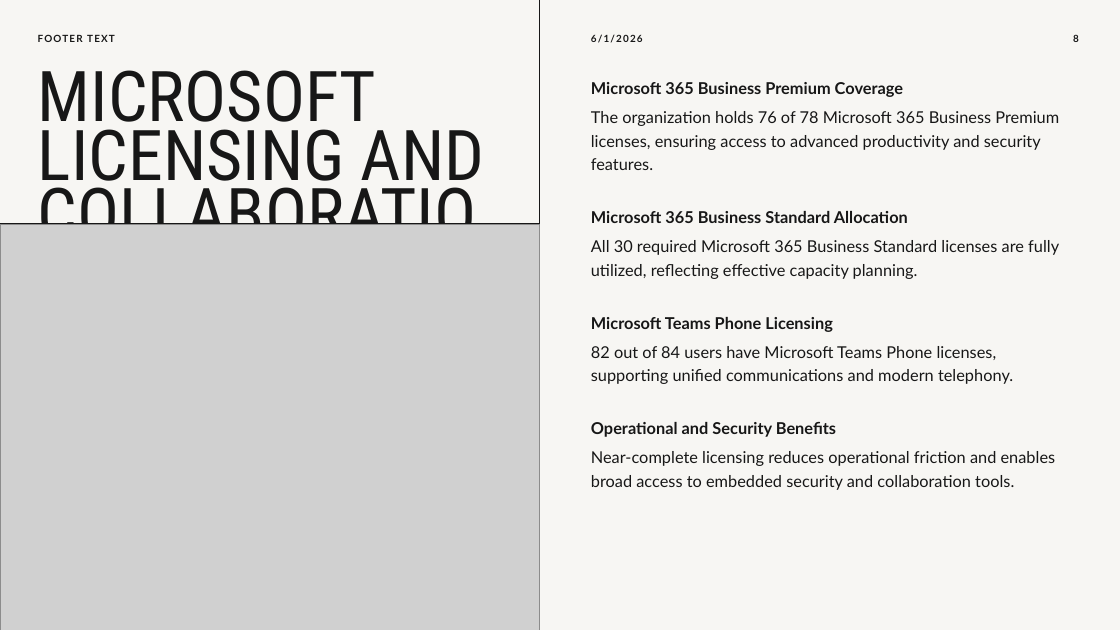
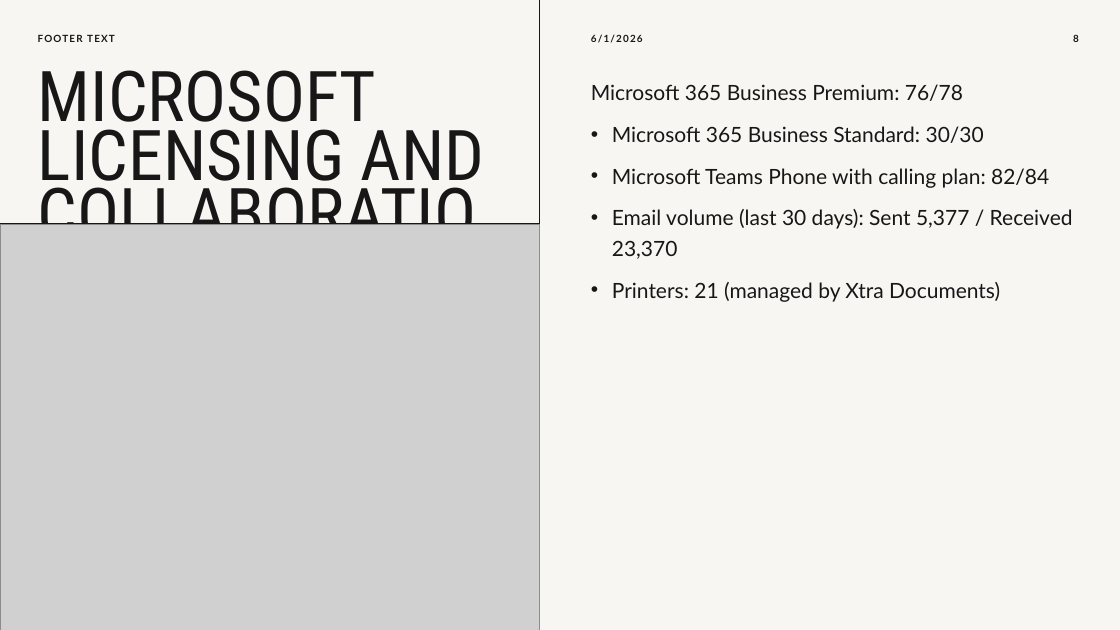
Before and after one commit to Anaxagorius/SIRE-poster, a slide deck: slide 8 of Valley_Credit_Union_Executive_IT_Dashboard_Q4_2024 (1).pptx. Drawn at 1120x630 pixels with LibreOffice and Linux fonts; fonts in the diff are those of the drawing; grey boxes stand for pictures. Boxes give left, top, right and bottom in pixels: in the first picture for what was removed or moved away, otherwise in the second. Text is boxed around its words. In the diff, an @@ line names an element or a change of style, - is before the commit and + after.

```diff
--- a/Valley_Credit_Union_Executive_IT_Dashboard_Q4_2024 (1).pptx
+++ b/Valley_Credit_Union_Executive_IT_Dashboard_Q4_2024 (1).pptx
@@ text at (x1=591, y1=84, x2=1073, y2=302): text changed; size 14 to 18 pt @@
-Microsoft 365 Business Premium Coverage
-  The organization holds 76 of 78 Microsoft 365 Business Premium licenses, ensuring access to advanced productivity and security features.
-Microsoft 365 Business Standard Allocation
-  All 30 required Microsoft 365 Business Standard licenses are fully utilized, reflecting effective capacity planning.
-Microsoft Teams Phone Licensing
-  82 out of 84 users have Microsoft Teams Phone licenses, supporting unified communications and modern telephony.
-Operational and Security Benefits
-  Near-complete licensing reduces operational friction and enables broad access to embedded security and collaboration tools.
+Microsoft 365 Business Premium: 76/78
+• Microsoft 365 Business Standard: 30/30
+• Microsoft Teams Phone with calling plan: 82/84
+• Email volume (last 30 days): Sent 5,377 / Received 23,370
+• Printers: 21 (managed by Xtra Documents)
```
Also in this commit, not shown: 7 other slides changed.
